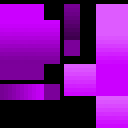
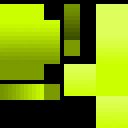
Comparing the layer stacks of the two 128 × 128 images. Changes:
pixels changed over [0, 4, 128, 128] (layer not identified)
